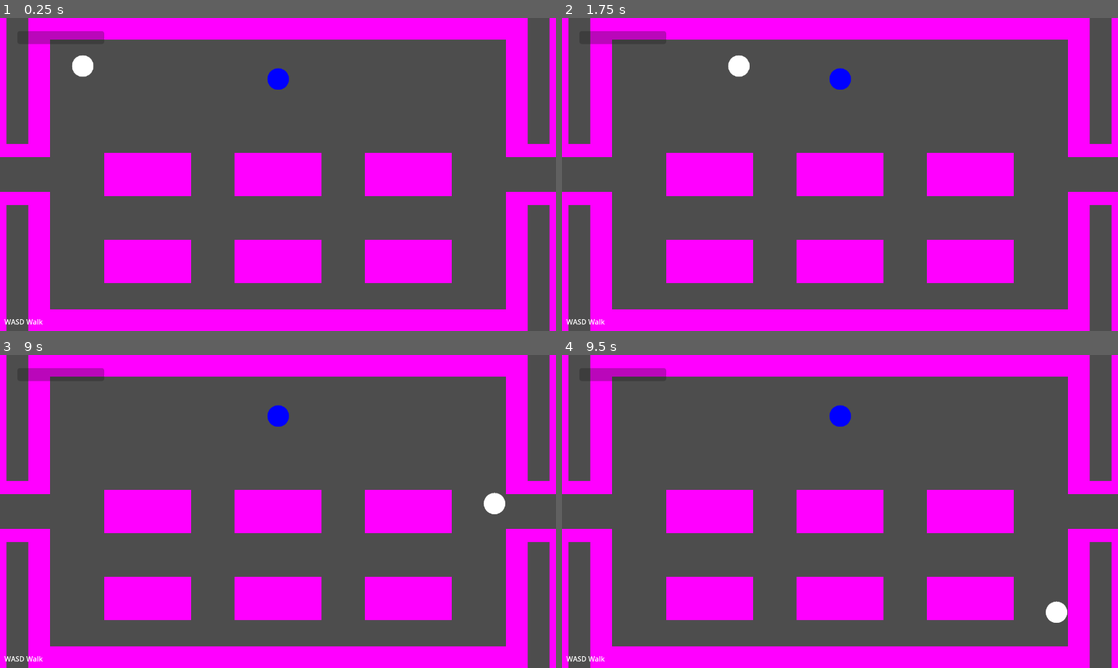
Above: before the commit, frames 1-4 (two rows, left to right).
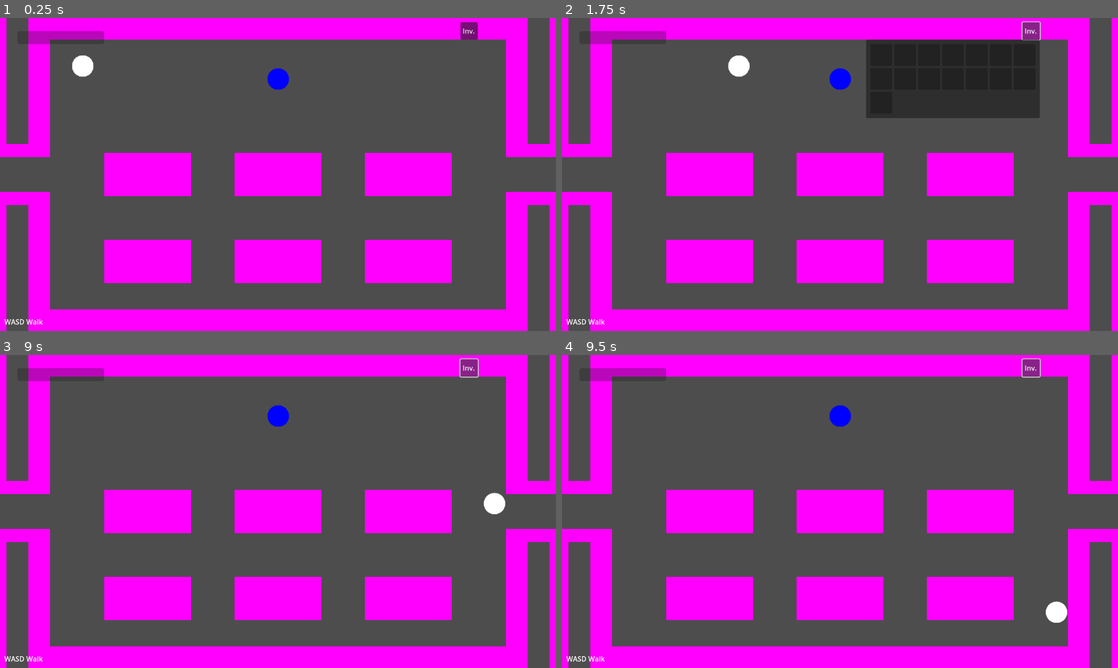
Above: after the commit, the same moments.

Repository: cty012/terror-on-the-tracks-demo
Game: Godot game, scene res://scenes/game.tscn
Same seed, same stepped clock (60 frames per second), same inputs: the game is played once before the commit and once after it.
Inputs (mouse positions are in pixels of both pictures, inside the frame that each line leads up to):
- Up to frame 1 (0.25 s): no input
- Up to frame 2 (1.75 s): click (1029, 30) at 0.5 s, where only the run after the commit has a clickable "Inv."; tap Enter at 1.25 s; hold D from 1.28 s (still down); tap F at 1.35 s; tap Space at 1.52 s
- Up to frame 3 (9 s): release D at 2.03 s; hold S 2.03-2.78 s; tap N at 2.1, 8.85 s; tap Space at 2.27, 2.75, 3.77, 4.25, 4.52, 5.27, 6.77, 7.52, 8.27 s; hold D 2.78-3.53 s; tap M at 2.85 s; tap Enter at 3.5, 8.75 s; hold W 3.53-4.28 s; tap E at 3.6 s; hold A 4.28-5.78 s; tap 1 at 4.35 s; tap 2 at 5.1 s; hold S 5.78-6.53 s; tap 3 at 5.85 s; hold D 6.53-7.28 s; tap 4 at 6.6 s; hold W 7.28-8.03 s; tap 5 at 7.35 s; hold D 8.03-8.78 s; tap F at 8.1 s; hold S from 8.78 s (still down)
- Up to frame 4 (9.5 s): keep holding S

The runs differ from the first frame. In frame 1, 0.2% of the frame differs, in the area x 82-86%, y 1-7%; in frame 2, 8.0%, in the area x 54-87%, y 1-32%; in frame 3, 0.2%; in frame 4, 0.2%.

Commit message:
Add basic inventory ui

Diff:
--- a/scenes/game.tscn
+++ b/scenes/game.tscn
@@ -1,10 +1,11 @@
-[gd_scene load_steps=27 format=3 uid="uid://dm21nbrg6aclu"]
+[gd_scene load_steps=28 format=3 uid="uid://dm21nbrg6aclu"]
 
 [ext_resource type="Script" path="res://scripts/controllers/player_controller.gd" id="1_0bvfg"]
 [ext_resource type="Script" path="res://scripts/systems/input_system.gd" id="1_nh1b4"]
 [ext_resource type="Script" path="res://scripts/systems/event_system.gd" id="2_c3i0d"]
 [ext_resource type="Script" path="res://scripts/systems/minigame_system.gd" id="3_7al2g"]
 [ext_resource type="Script" path="res://scripts/systems/actions_system.gd" id="3_8fg7i"]
+[ext_resource type="Script" path="res://scripts/systems/inventory_system.gd" id="3_ebimh"]
 [ext_resource type="Script" path="res://scripts/controllers/camera_controller.gd" id="4_57u3r"]
 [ext_resource type="Script" path="res://scripts/systems/dialogue_system.gd" id="4_ghhox"]
 [ext_resource type="Script" path="res://scripts/systems/debug_system.gd" id="4_glw46"]
@@ -71,6 +72,9 @@
 
 [node name="dialogue_system" type="Node" parent="."]
 script = ExtResource("4_ghhox")
+
+[node name="inventory_system" type="Node" parent="."]
+script = ExtResource("3_ebimh")
 
 [node name="minigame_system" type="Node" parent="."]
 script = ExtResource("3_7al2g")
@@ -179,6 +183,106 @@
 show_percentage = false
 script = ExtResource("10_u7f2y")
 
+[node name="inventory" type="Control" parent="camera/hud"]
+anchors_preset = 0
+offset_left = 700.0
+offset_top = 10.0
+offset_right = 1100.0
+offset_bottom = 230.0
+
+[node name="button" type="Button" parent="camera/hud/inventory"]
+layout_mode = 0
+offset_left = 360.0
+offset_right = 400.0
+offset_bottom = 40.0
+text = "Inv."
+
+[node name="panel" type="Panel" parent="camera/hud/inventory"]
+visible = false
+layout_mode = 1
+anchors_preset = 12
+anchor_top = 1.0
+anchor_right = 1.0
+anchor_bottom = 1.0
+offset_top = -180.0
+grow_horizontal = 2
+grow_vertical = 0
+
+[node name="item-list" type="GridContainer" parent="camera/hud/inventory/panel"]
+layout_mode = 1
+anchors_preset = 15
+anchor_right = 1.0
+anchor_bottom = 1.0
+offset_left = 10.0
+offset_top = 10.0
+offset_right = -10.0
+offset_bottom = -10.0
+grow_horizontal = 2
+grow_vertical = 2
+theme_override_constants/h_separation = 5
+theme_override_constants/v_separation = 5
+columns = 7
+
+[node name="Panel" type="Panel" parent="camera/hud/inventory/panel/item-list"]
+custom_minimum_size = Vector2(50, 50)
+layout_mode = 2
+
+[node name="Panel2" type="Panel" parent="camera/hud/inventory/panel/item-list"]
+custom_minimum_size = Vector2(50, 50)
+layout_mode = 2
+
+[node name="Panel3" type="Panel" parent="camera/hud/inventory/panel/item-list"]
+custom_minimum_size = Vector2(50, 50)
+layout_mode = 2
+
+[node name="Panel4" type="Panel" parent="camera/hud/inventory/panel/item-list"]
+custom_minimum_size = Vector2(50, 50)
+layout_mode = 2
+
+[node name="Panel5" type="Panel" parent="camera/hud/inventory/panel/item-list"]
+custom_minimum_size = Vector2(50, 50)
+layout_mode = 2
+
+[node name="Panel6" type="Panel" parent="camera/hud/inventory/panel/item-list"]
+custom_minimum_size = Vector2(50, 50)
+layout_mode = 2
+
+[node name="Panel7" type="Panel" parent="camera/hud/inventory/panel/item-list"]
+custom_minimum_size = Vector2(50, 50)
+layout_mode = 2
+
+[node name="Panel8" type="Panel" parent="camera/hud/inventory/panel/item-list"]
+custom_minimum_size = Vector2(50, 50)
+layout_mode = 2
+
+[node name="Panel9" type="Panel" parent="camera/hud/inventory/panel/item-list"]
+custom_minimum_size = Vector2(50, 50)
+layout_mode = 2
+
+[node name="Panel10" type="Panel" parent="camera/hud/inventory/panel/item-list"]
+custom_minimum_size = Vector2(50, 50)
+layout_mode = 2
+
+[node name="Panel11" type="Panel" parent="camera/hud/inventory/panel/item-list"]
+custom_minimum_size = Vector2(50, 50)
+layout_mode = 2
+
+[node name="Panel12" type="Panel" parent="camera/hud/inventory/panel/item-list"]
+custom_minimum_size = Vector2(50, 50)
+layout_mode = 2
+
+[node name="Panel13" type="Panel" parent="camera/hud/inventory/panel/item-list"]
+custom_minimum_size = Vector2(50, 50)
+layout_mode = 2
+
+[node name="Panel14" type="Panel" parent="camera/hud/inventory/panel/item-list"]
+custom_minimum_size = Vector2(50, 50)
+layout_mode = 2
+
+[node name="Panel15" type="Panel" parent="camera/hud/inventory/panel/item-list"]
+custom_minimum_size = Vector2(50, 50)
+layout_mode = 2
+
 [node name="player" type="CharacterBody2D" parent="."]
 position = Vector2(-450, -250)
 script = ExtResource("1_0bvfg")
--- /dev/null
+++ b/scripts/systems/inventory_system.gd
@@ -0,0 +1,23 @@
+extends Node
+
+class_name InventorySystem
+
+
+var inventory: Node
+
+
+func on_button_pressed():
+    var panel = inventory.get_node("panel")
+    panel.visible = !panel.visible
+
+
+func clear():
+    var item_list = inventory.get_node("panel/item-list")
+    for child in item_list.get_children():
+        child.queue_free()
+
+
+# Called when the node enters the scene tree for the first time.
+func _ready() -> void:
+    inventory = $/root/scene/camera/hud/inventory
+    inventory.get_node("button").pressed.connect(on_button_pressed)
